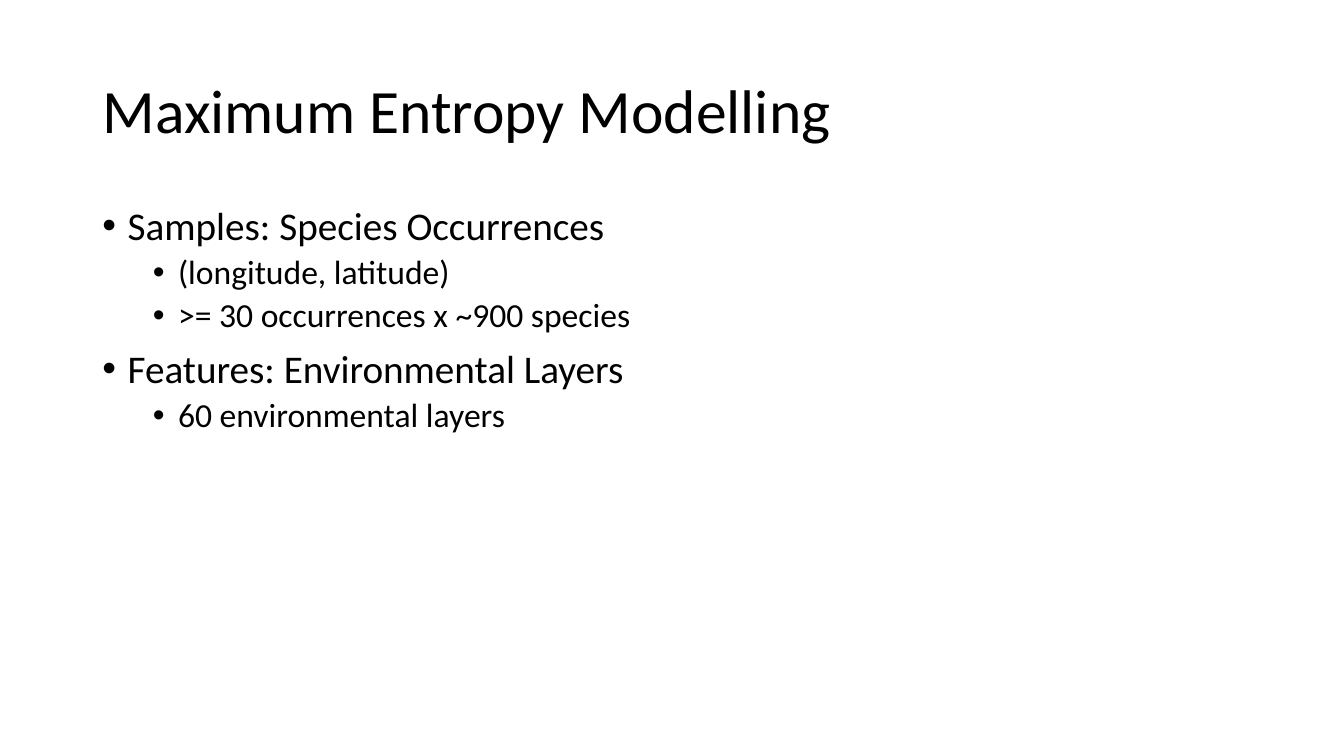
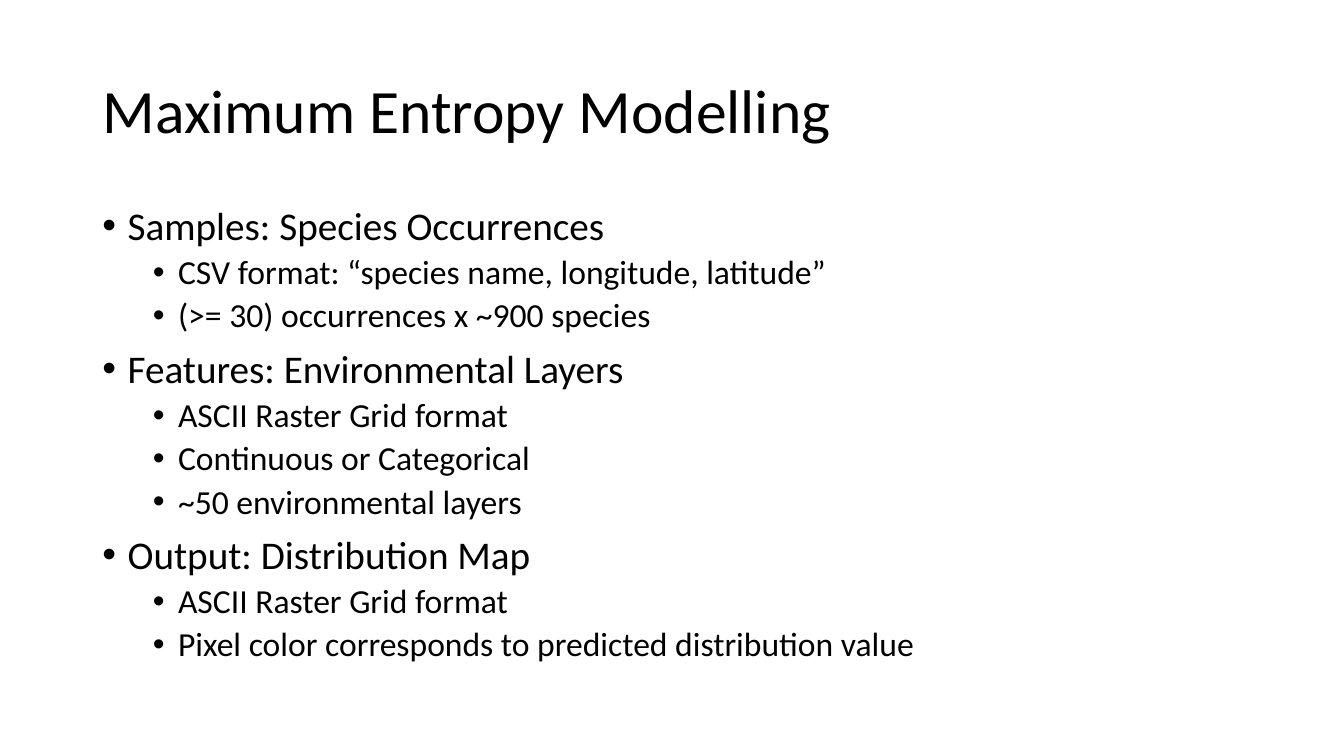
Before and after one commit to lonnieljyu/npmap-species, a slide deck: slide 6 of presentation/species_mapper_presentation.pptx. Drawn at 1344x756 pixels with LibreOffice and Linux fonts; fonts in the diff are those of the drawing. Boxes give left, top, right and bottom in pixels: in the first picture for what was removed or moved away, otherwise in the second. Text is boxed around its words. In the diff, an @@ line names an element or a change of style, - is before the commit and + after.

```diff
--- a/presentation/species_mapper_presentation.pptx
+++ b/presentation/species_mapper_presentation.pptx
@@ text at box(178, 260, 825, 333): text changed @@
-  • (longitude, latitude)
-  • >= 30 occurrences x ~900 species
+  • CSV format: “species name, longitude, latitude”
+  • (>= 30) occurrences x ~900 species
@@ text at box(128, 403, 914, 662): text changed @@
-  • 60 environmental layers
+  • ASCII Raster Grid format
+  • Continuous or Categorical
+  • ~50 environmental layers
+• Output: Distribution Map
+  • ASCII Raster Grid format
+  • Pixel color corresponds to predicted distribution value
```
Also in this commit, not shown: 4 other slides changed, 4 slides added, 10 slides removed, 1 other file.
